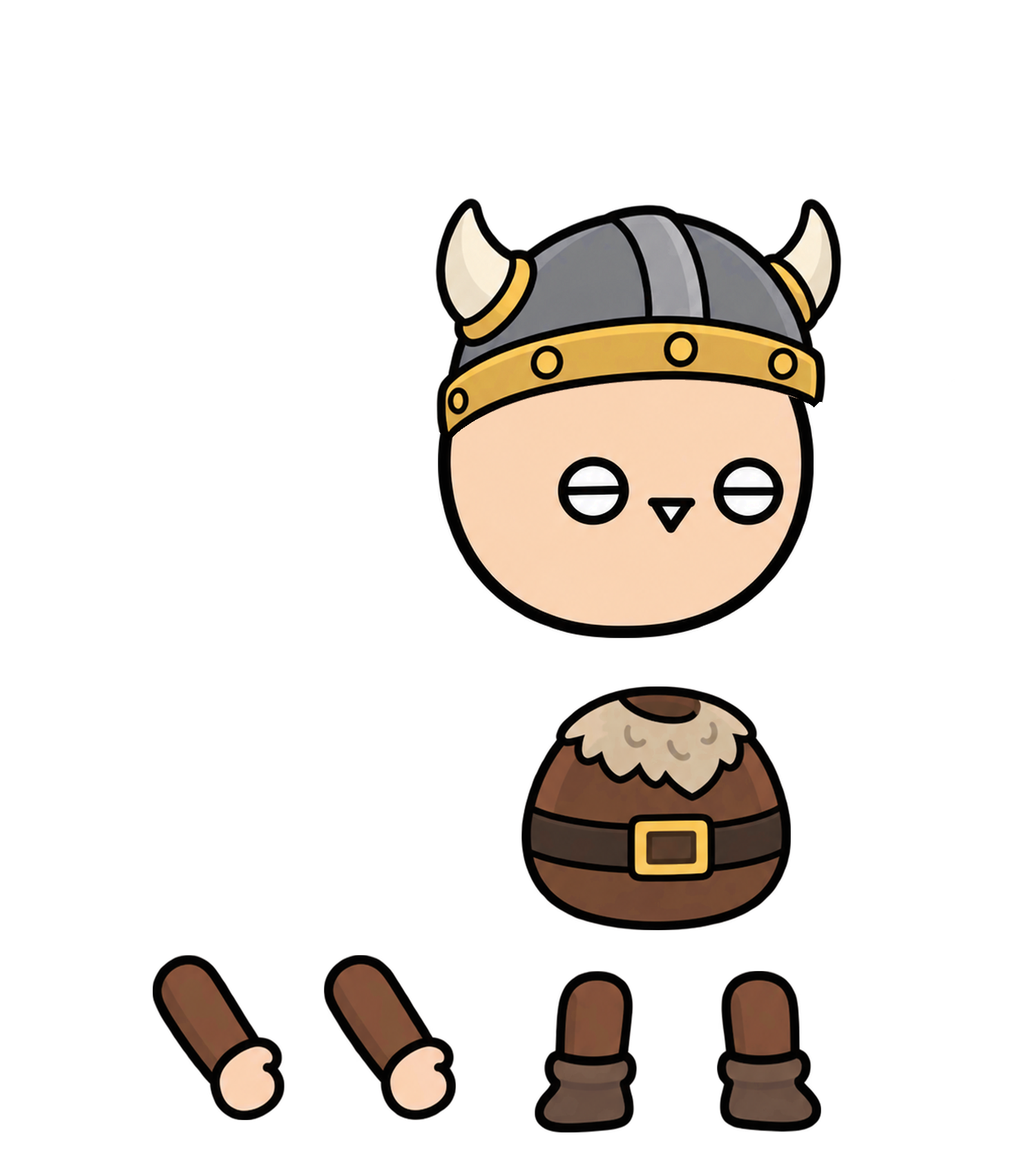
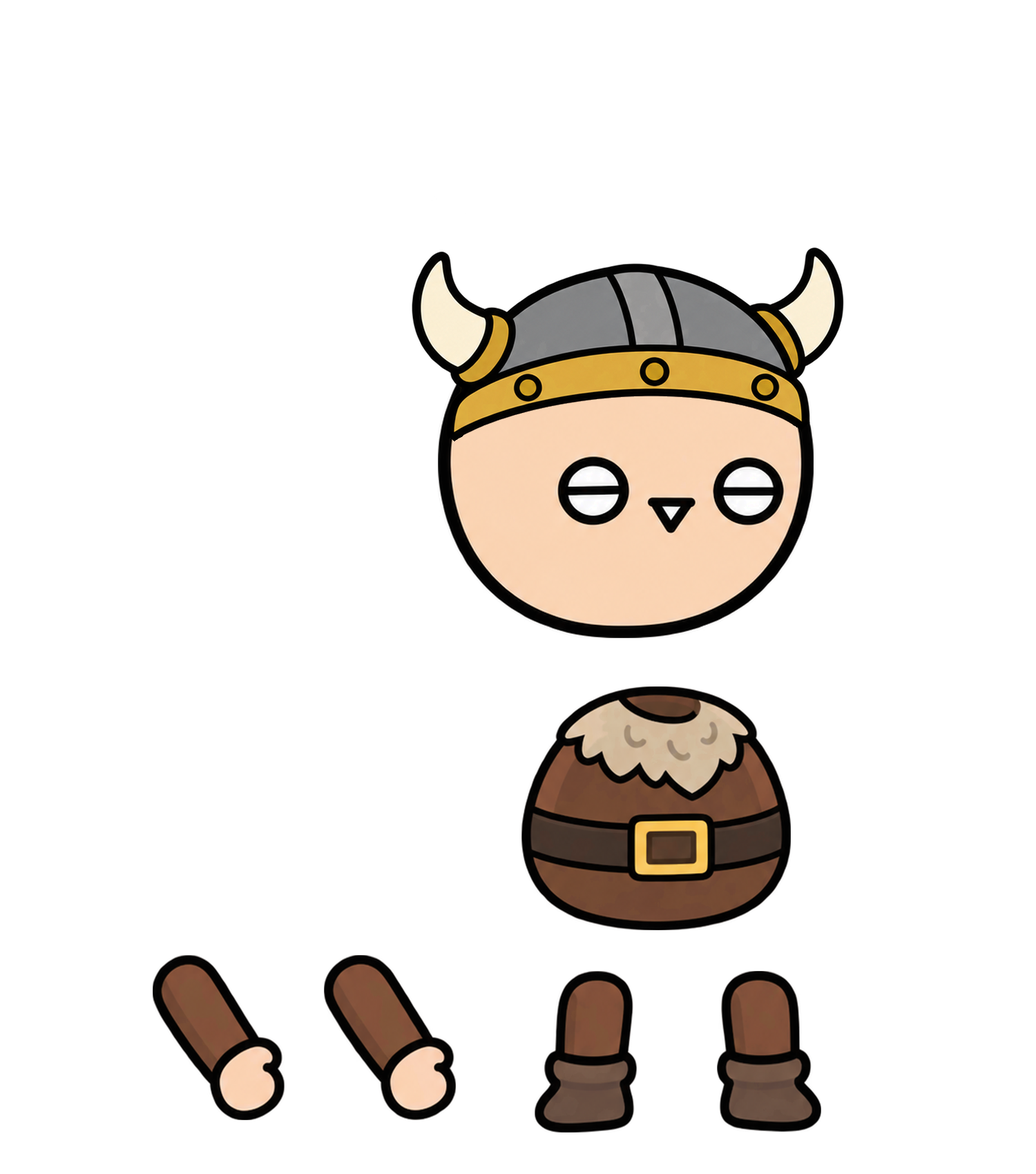
The second 1036px x 1174px image is a revision of the first. Changes to its layers:
painted on "머리" over 411, 196, 844, 442
